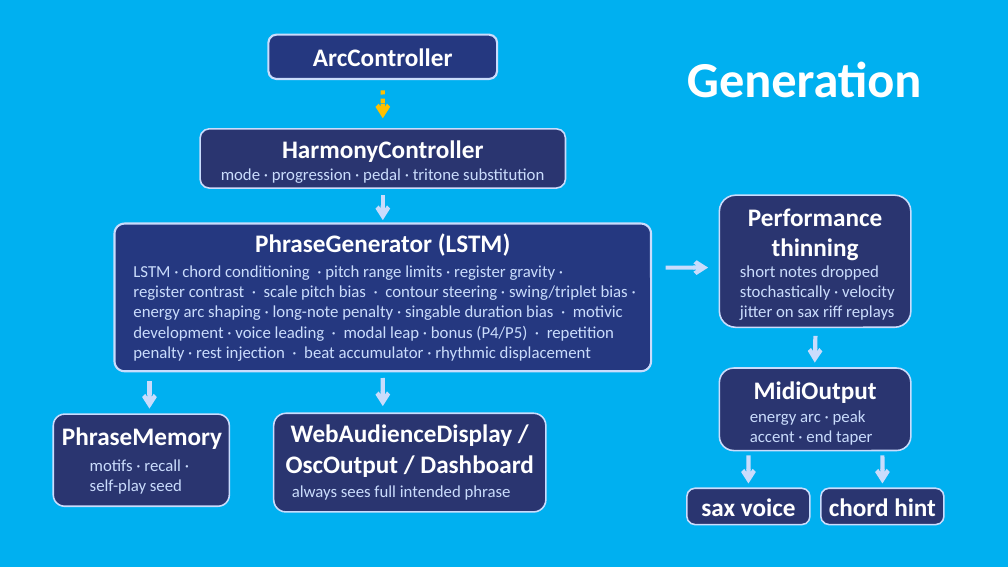
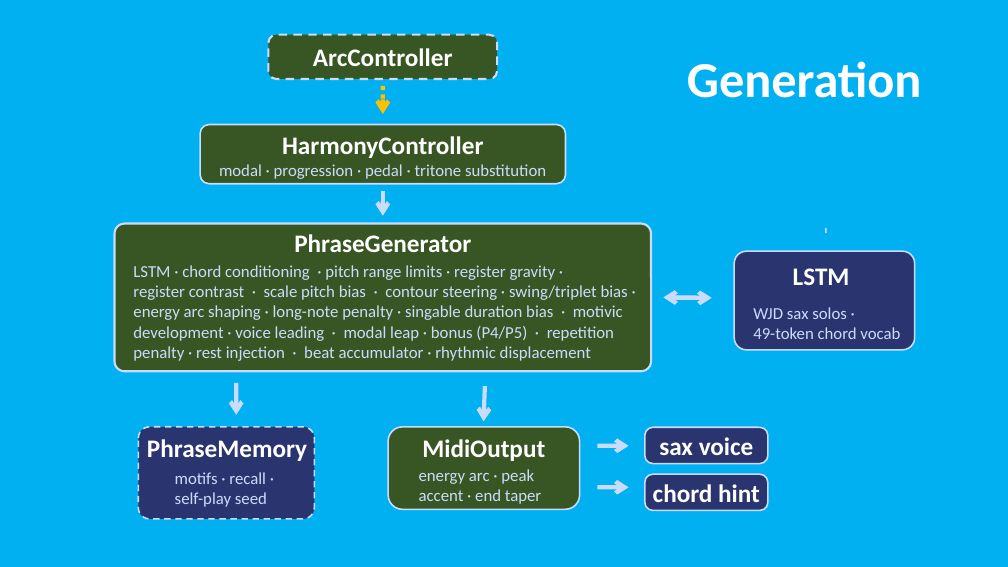
Before and after one commit to davidderoure/wolfson, a slide deck: slide 8 of docs/wolfson.pptx. Drawn at 1008x567 pixels with LibreOffice and Linux fonts; fonts in the diff are those of the drawing. Boxes give left, top, right and bottom in pixels: in the first picture for what was removed or moved away, otherwise in the second. Text is boxed around its words. In the diff, an @@ line names an element or a change of style, - is before the commit and + after.

```diff
--- a/docs/wolfson.pptx
+++ b/docs/wolfson.pptx
@@ rounded rectangle at (268, 35, 498, 79): fill #253880 to #385723; outline #CADCFC 2 pt to #CADCFC 2 pt dashed @@
@@ 2 arrows, 1 text, 1 rounded rectangle: place and size @@
-2 arrows, 1 text, 1 rounded rectangle at (200, 90, 566, 220)
+2 arrows, 1 text, 1 rounded rectangle at (200, 86, 566, 216)
@@ rounded rectangle at (200, 125, 566, 184): fill #2A3570 to #385723 @@
@@ text at (219, 164, 546, 179): text changed @@
-mode · progression · pedal · tritone substitution
+modal · progression · pedal · tritone substitution
@@ rounded rectangle removed at (720, 195, 911, 327) @@
@@ text removed at (748, 208, 882, 261) @@
-Performance thinning
@@ rounded rectangle at (114, 224, 651, 371): fill #253880 to #385723 @@
@@ text at (294, 234, 471, 252): text changed @@
-PhraseGenerator (LSTM)
+PhraseGenerator
@@ line moved from (383, 392) - (383, 398) to (827, 228) - (827, 233) @@
@@ rounded rectangle: place and size @@
-rounded rectangle at (274, 414, 546, 512)
+rounded rectangle at (734, 251, 915, 349)
@@ text removed at (740, 265, 895, 320) @@
-short notes dropped
-stochastically · velocity jitter on sax riff replays
@@ text added at (793, 268, 850, 285), 24 pt, text #FFFFFF, bold @@
+LSTM
@@ arrow added from (696, 298) to (663, 297), #CADCFC 4 pt @@
@@ arrow moved from (665, 268) - (709, 268) to (669, 298) - (712, 298) @@
@@ text added at (753, 307, 900, 339), 16 pt, text #CADCFC @@
+WJD sax solos ·
+49-token chord vocab
@@ arrow moved from (150, 381) - (150, 408) to (236, 383) - (236, 415) @@
@@ arrow removed from (383, 378) to (383, 406) @@
@@ arrow moved from (816, 336) - (815, 363) to (485, 386) - (484, 421) @@
@@ line added from (236, 405) to (236, 410), #CADCFC 1.5 pt @@
@@ 2 texts, 1 rounded rectangle: place and size @@
-2 texts, 1 rounded rectangle at (53, 414, 229, 507)
+2 texts, 1 rounded rectangle at (138, 427, 315, 520)
@@ rounded rectangle at (138, 427, 315, 520): outline #CADCFC 1.5 pt to #CADCFC 1.5 pt dashed @@
@@ text removed at (286, 424, 534, 477) @@
-WebAudienceDisplay / OscOutput / Dashboard
@@ 2 texts, 1 rounded rectangle: place and size @@
-2 texts, 1 rounded rectangle at (720, 368, 911, 451)
+2 texts, 1 rounded rectangle at (388, 427, 579, 510)
@@ rounded rectangle at (388, 427, 579, 510): fill #2A3570 to #385723 @@
@@ arrow added from (597, 446) to (629, 446), #CADCFC 4 pt @@
@@ rounded rectangle: place and size @@
-rounded rectangle at (687, 488, 811, 525)
+rounded rectangle at (645, 427, 768, 464)
@@ text "sax voice": place and size @@
-text "sax voice" at (701, 498, 796, 516)
+text "sax voice" at (659, 437, 754, 455)
@@ text "chord hint": place and size @@
-text "chord hint" at (829, 498, 936, 516)
+text "chord hint" at (653, 484, 760, 502)
@@ rounded rectangle: place and size @@
-rounded rectangle at (821, 488, 944, 525)
+rounded rectangle at (645, 474, 768, 510)
@@ arrow removed from (749, 455) to (749, 484) @@
@@ arrow removed from (882, 455) to (882, 484) @@
@@ text removed at (292, 485, 511, 500) @@
-always sees full intended phrase
@@ arrow added from (597, 488) to (629, 488), #CADCFC 4 pt @@
```
Also in this commit, not shown: 4 other slides changed, 1 other file.
